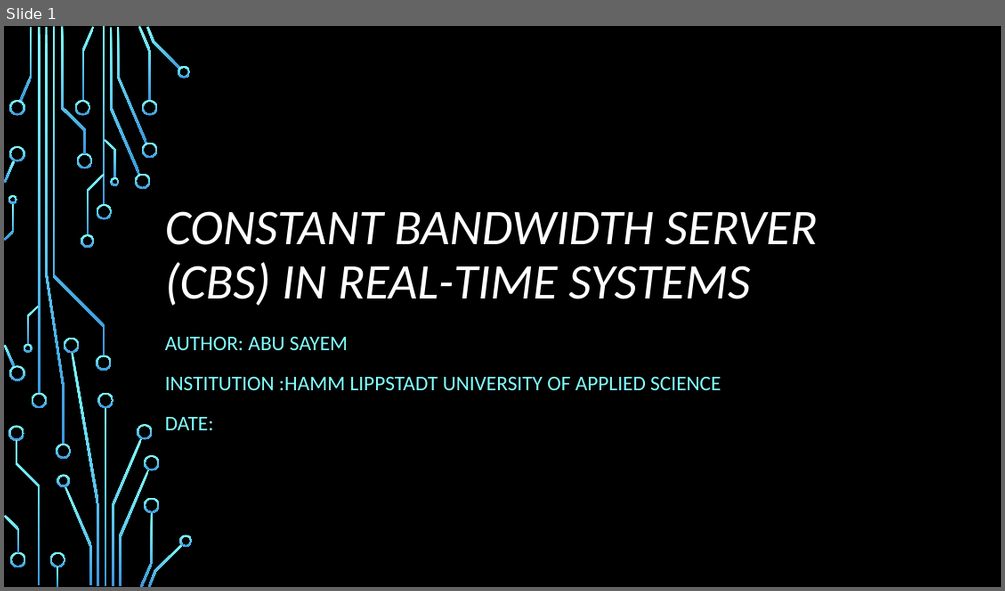
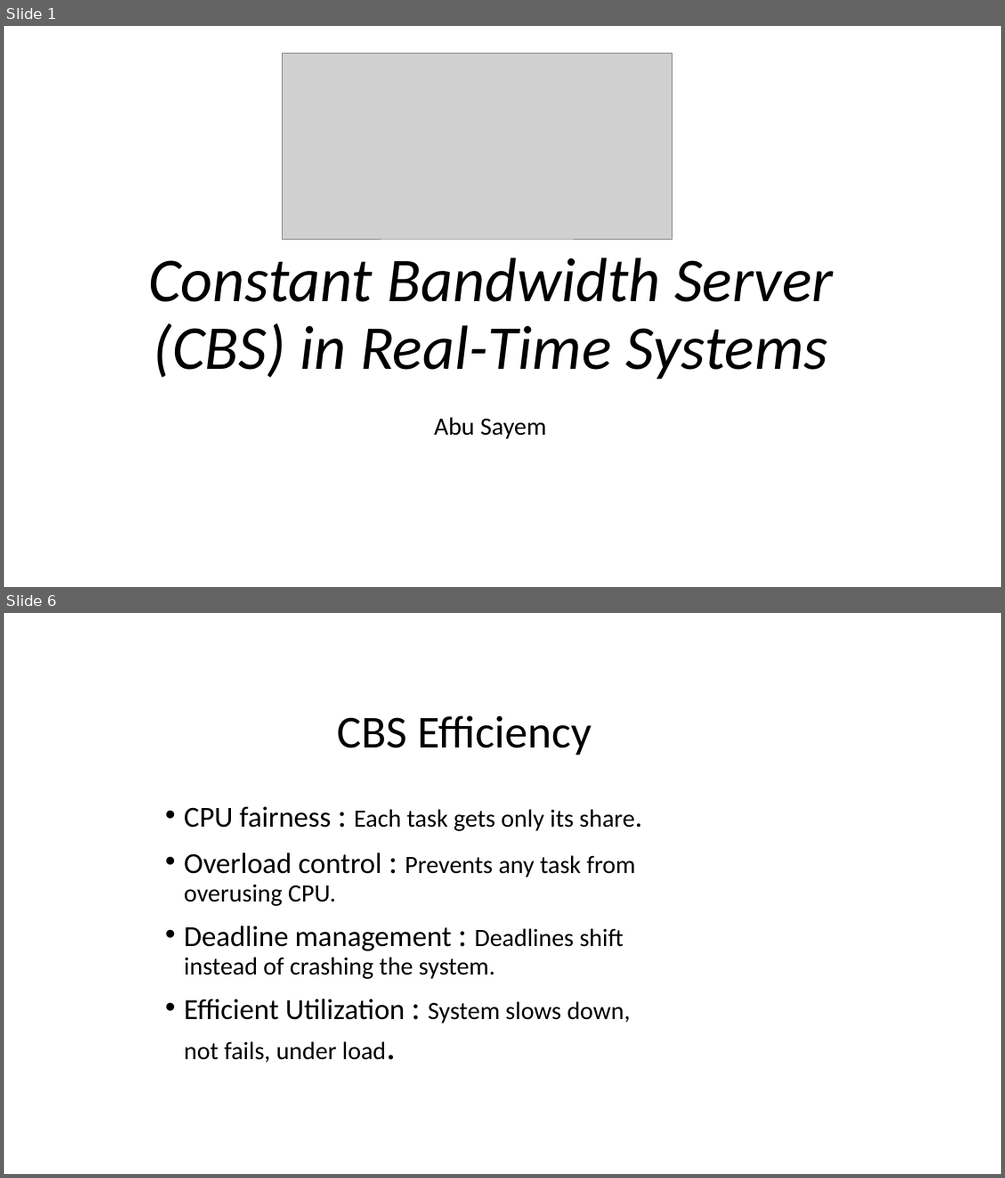
Before and after one commit to CCsayem/Constant-Bandwith-Server-Real-Time-Systems, a slide deck: Constant Bandwidth Server (CBS) in Real-Time.pptx. Shown one above the other, each under a label of ours: slide 1 before the commit, slides 1 and 6 after it; the slides between them are not shown. The pictures are 1005x591 and 1005x1178 pixels, drawn with LibreOffice and Linux fonts; fonts in the diff are those of the drawing; grey boxes stand for pictures; background and template pictures are left out. Boxes give left, top, right and bottom in pixels: in the first picture for what was removed or moved away, otherwise in the second. Text is boxed around its words. In the diff, an @@ line names an element or a change of style, - is before the commit and + after.

```diff
--- a/Constant Bandwidth Server (CBS) in Real-Time.pptx
+++ b/Constant Bandwidth Server (CBS) in Real-Time.pptx
@@ slide 6 added at bbox=[4, 613, 1001, 1174], background #FFFFFF @@
@@ title added at bbox=[337, 715, 591, 755], 44 pt, text #000000 @@
+CBS Efficiency
@@ text added at bbox=[184, 806, 636, 1062], 24 pt, text #000000 @@
+• CPU fairness : Each task gets only its share.
+• Overload control : Prevents any task from overusing CPU.
+• Deadline management : Deadlines shift instead of crashing the system.
+• Efficient Utilization : System slows down, not fails, under load.
@@ slide 1 changed as well @@
@@ background picture (left out) to #FFFFFF @@
@@ picture added at bbox=[283, 54, 672, 239] @@
@@ title at bbox=[148, 257, 833, 379]: text changed; size 48 to 60 pt; text colour #FFFFFF to #000000 @@
-CONSTANT BANDWIDTH SERVER (CBS) IN REAL-TIME SYSTEMS
+Constant Bandwidth Server (CBS) in Real-Time Systems
@@ subtitle at bbox=[434, 417, 546, 439]: text changed; size 20 to 24 pt; text colour #82FFFF to #000000 @@
-AUTHOR: ABU SAYEM
-INSTITUTION :HAMM LIPPSTADT UNIVERSITY OF APPLIED SCIENCE
-DATE:
+Abu Sayem
@@ group removed at bbox=[4, 26, 193, 587]: 50 freeform shapes, 4 rectangles @@
```
Also in this commit, not shown: 11 other slides added, 6 slides removed.
